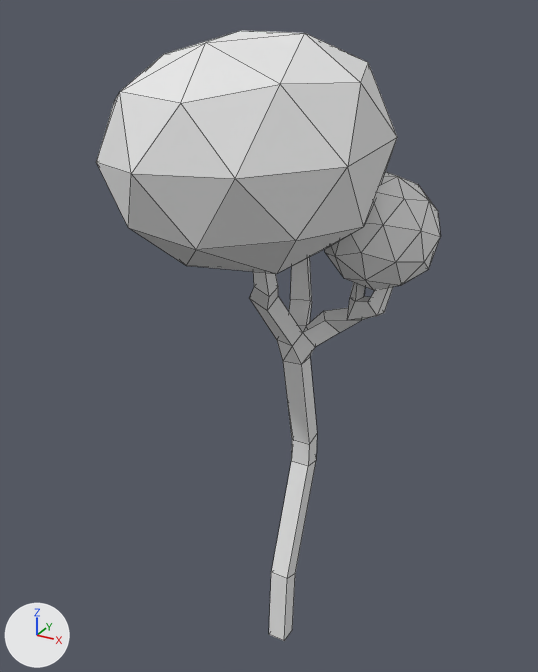
One commit to the FBX model Examen Game GMD4A/Assets/Art/Models/Environment/Prairie/PrairieTree(1).fbx: the scene before it, then after it.
One viewpoint serves both versions: a 50 mm lens placed at (4.32, -8.25, 9.38), pointed at (-0.24, 0.04, 5.24). The axes (+X, +Y, +Z) are drawn at lower left. The lights are the same throughout. Mesh edges are drawn as thin lines. Where no turn or scale is listed for an object, it has been applied to the vertices.

Before the edit, the objects in view are built like this:
```python
me_cube_012 = bpy.data.meshes.new('Cube.012')
me_cube_012.from_pydata(...)  # 172 vertices, 252 faces; spans x -1.95..1.86, y -2.37..1.98, z -0.03..9.15
me_cube_012.materials.append(mat_texture_atlas)  # its picture is missing
ob_prairietree_1 = bpy.data.objects.new('PrairieTree(1)', me_cube_012)
ob_prairietree_1.location = (0.0, 0.0, 0.0)
```
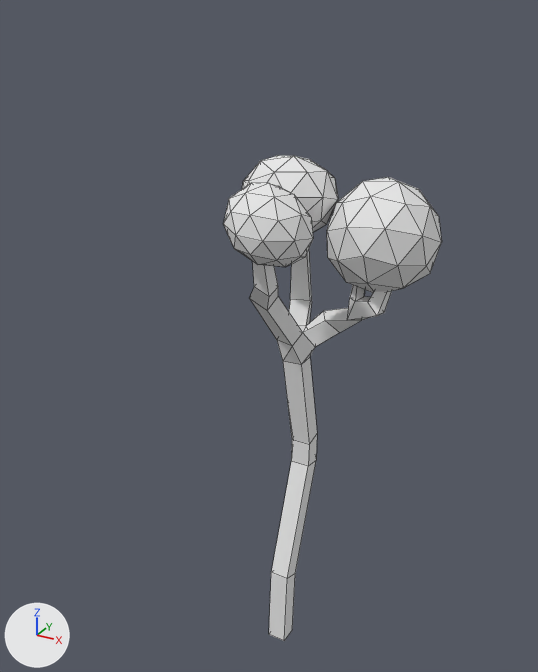
Where the change shows, as pixel boxes [x1, y1, x2, y2] in the pictures (538 x 672 px):
```json
{"object": "PrairieTree(1)", "change": "reshaped", "before": [96, 30, 440, 641], "after": [223, 155, 442, 641], "on screen": "36% narrower, 20% shorter"}
{"part": 1, "of": "me_cube_012", "change": "rebuilt", "before": [325, 172, 440, 291], "after": [327, 177, 442, 293]}
{"part": 2, "of": "me_cube_012", "change": "added", "after": [223, 183, 313, 267]}
{"part": 3, "of": "me_cube_012", "change": "added", "after": [242, 155, 338, 232]}
{"part": 4, "of": "me_cube_012", "change": "deleted", "before": [96, 30, 397, 274]}
```

Edits to the scene script, one JSON object a line:
```json
{"block": "me_cube_012", "where": "# used by ob_prairietree_1; location = (0.0, 0.0, 0.0)"}
{"op": "remove", "block": "me_cube_012", "code": "me_cube_012.from_pydata(...)  # 172 vertices, 252 faces; spans x -1.95..1.86, y -2.37..1.98, z -0.03..9.15"}
{"op": "add", "block": "me_cube_012", "code": "me_cube_012.from_pydata(...)  # 214 vertices, 332 faces; spans x -1.13..1.86, y -1.14..1.68, z -0.03..7.6"}
{"block": "me_cube_012", "change": "me_cube_012 part 1: the loose piece of 42 vertices spanning x 0.22..1.86, y -0.17..1.58, z 5.98..7.49 is rebuilt with 42 vertices and now spans x 0.24..1.86, y -0.11..1.59, z 5.92..7.41"}
{"block": "me_cube_012", "change": "me_cube_012 part 2: a new loose piece of 42 vertices spanning x -0.45..0.72, y -1.14..-0.16, z 6.53..7.52, in mat_texture_atlas (its picture is missing)"}
{"block": "me_cube_012", "change": "me_cube_012 part 3: a new loose piece of 42 vertices spanning x -1.13..0.38, y 0.08..1.68, z 6.35..7.6, in mat_texture_atlas (its picture is missing)"}
{"block": "me_cube_012", "change": "me_cube_012 part 4"}
{"block": "me_cube_012", "change": "42 vertices are removed from x -1.95..1.49, y -2.37..1.98, z 6.32..9.15"}
{"block": "me_cube_012", "change": "80 faces are deleted"}
```
